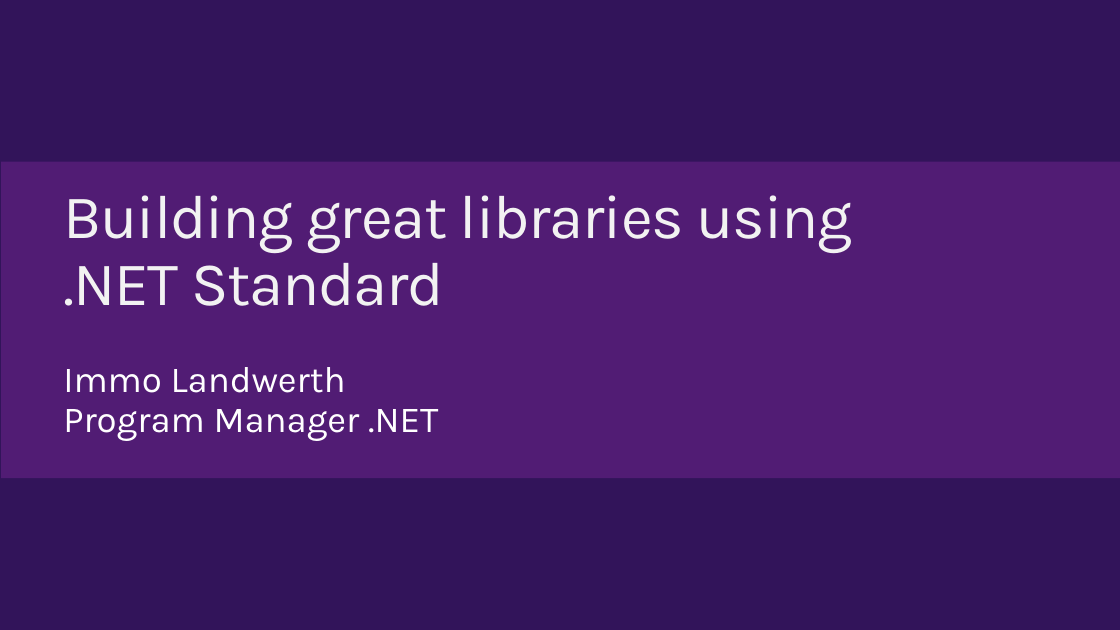
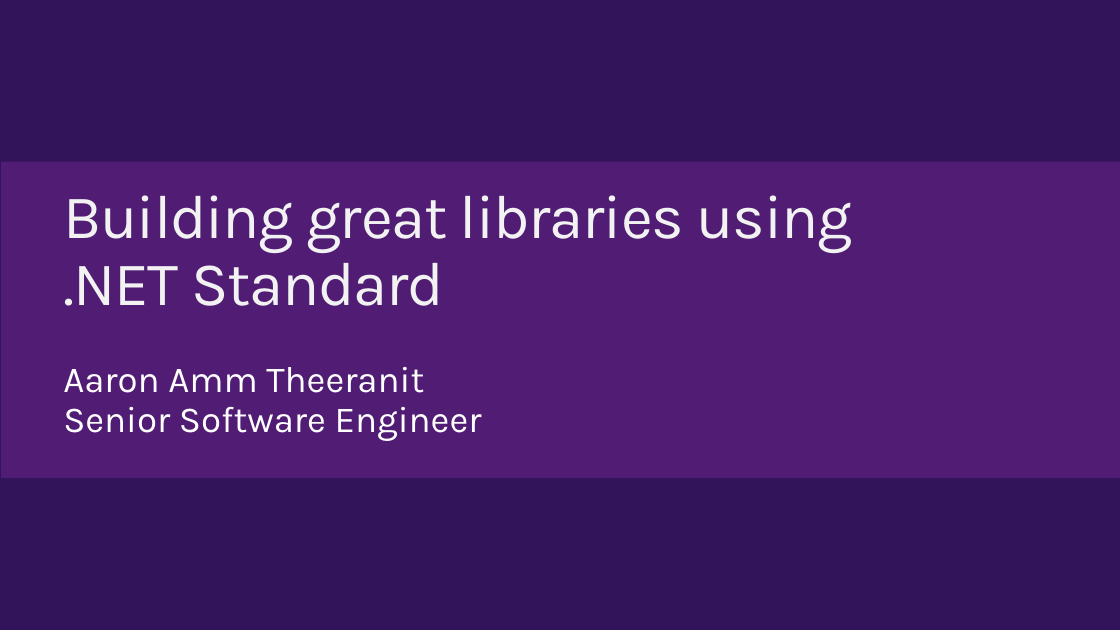
Before and after one commit to DotNetConfTh/dotnetconfth.github.io, a slide deck: slide 2 of sessions/2018/build-great-libraries-using-dot-net-standard/Build Great Libraries using .NET Standard.pptx. Drawn at 1120x630 pixels with LibreOffice and Linux fonts; fonts in the diff are those of the drawing; background and template pictures are left out. Boxes give left, top, right and bottom in pixels: in the first picture for what was removed or moved away, otherwise in the second. Text is boxed around its words. In the diff, an @@ line names an element or a change of style, - is before the commit and + after.

```diff
--- a/sessions/2018/build-great-libraries-using-dot-net-standard/Build Great Libraries using .NET Standard.pptx
+++ b/sessions/2018/build-great-libraries-using-dot-net-standard/Build Great Libraries using .NET Standard.pptx
@@ text at (x1=63, y1=367, x2=482, y2=441): text changed @@
-Immo Landwerth
-Program Manager .NET
+Aaron Amm Theeranit
+Senior Software Engineer
```
Also in this commit, not shown: 7 other slides changed, 16 slides added, 24 slides removed, 20 other files.
